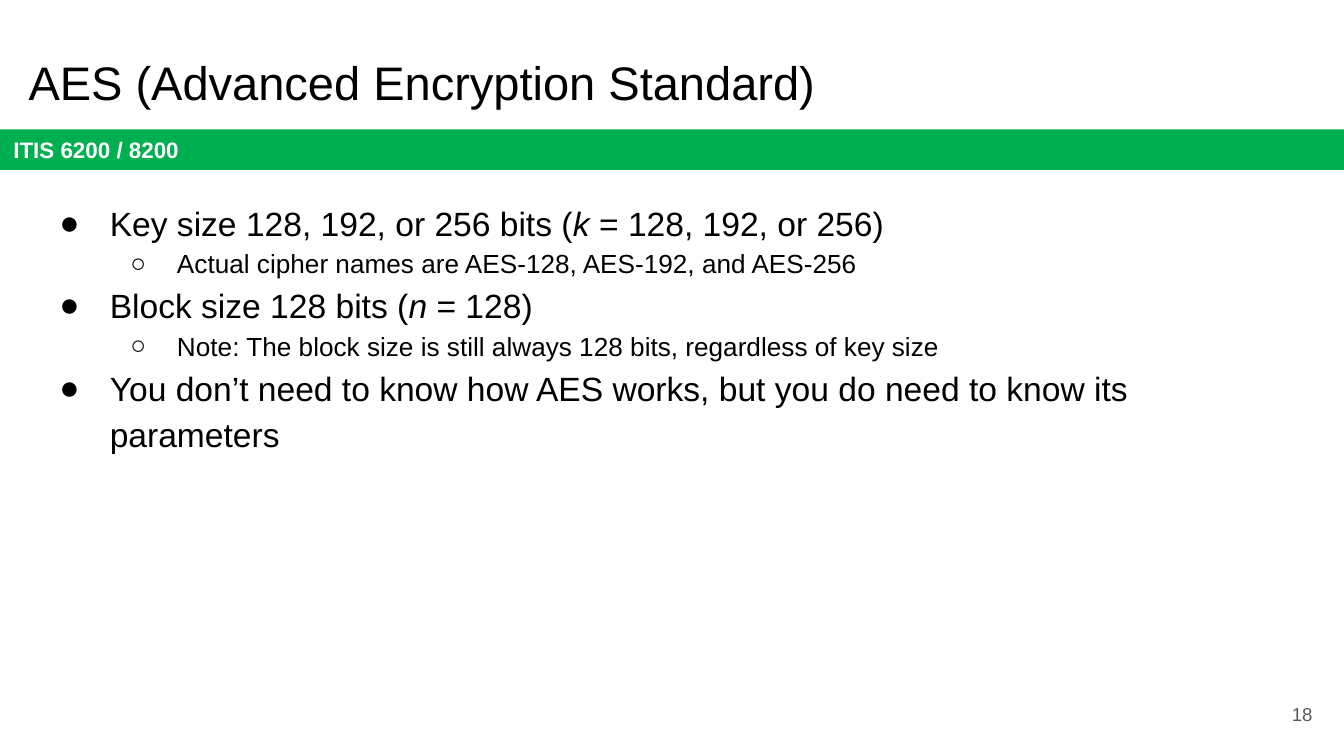
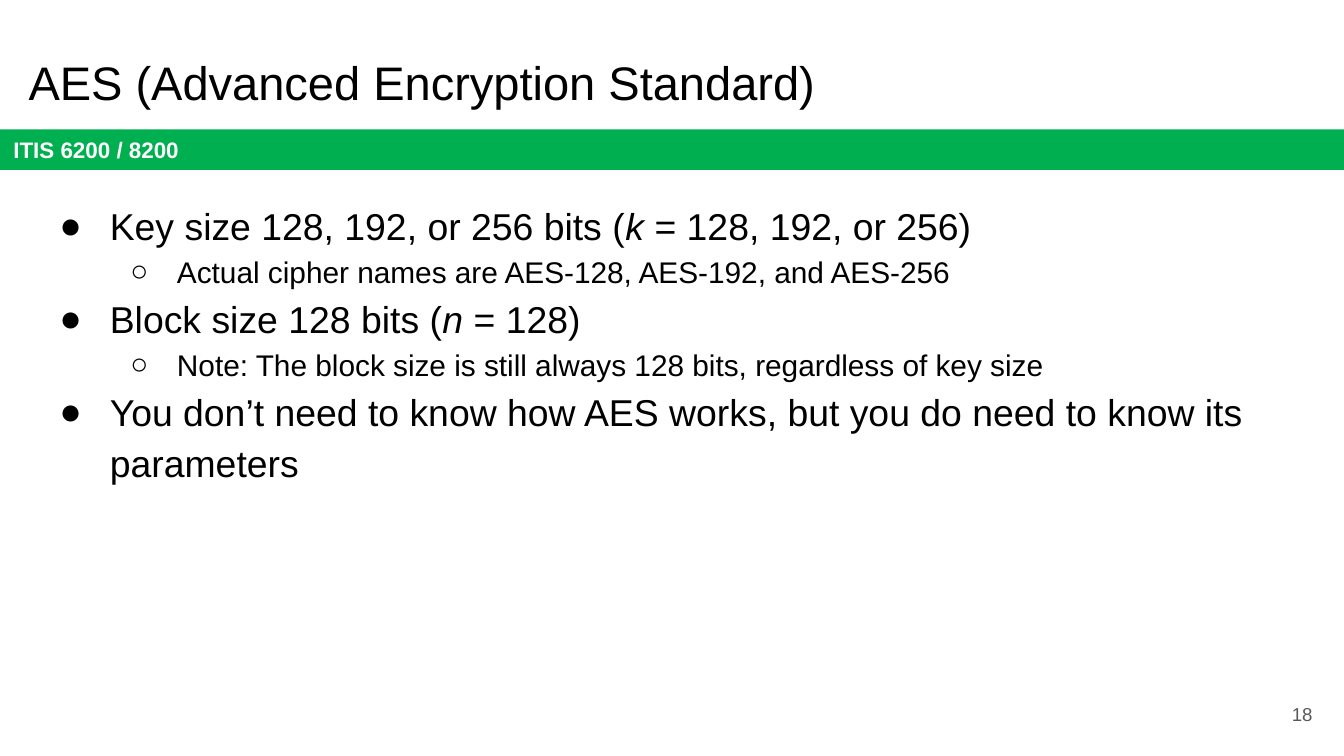
Before and after one commit to jx5c/github.io, a slide deck: slide 18 of teaching/ITIS6200/2023fa/lectures/lec03.pptx. Drawn at 1344x756 pixels with LibreOffice and Linux fonts; fonts in the diff are those of the drawing. Boxes give left, top, right and bottom in pixels: in the first picture for what was removed or moved away, otherwise in the second. Text is boxed around its words. In the diff, an @@ line names an element or a change of style, - is before the commit and + after.

```diff
--- a/teaching/ITIS6200/2023fa/lectures/lec03.pptx
+++ b/teaching/ITIS6200/2023fa/lectures/lec03.pptx
@@ text "Key size 128, 192, or ..." at [110, 213, 1242, 485]: size 18 to 20 pt in "Key size 128, 192, or 256 bits ...", "Block size 128 bits (n = 128)", "You don’t need to know how AES ..."; size 14 to 16 pt in "Actual cipher names are AES-128, AES-192, and ...", "Note: The block size is still always ..." @@
```
Also in this commit, not shown: 2 other slides changed, 1 slide added, 1 slide removed, 1 other file.
